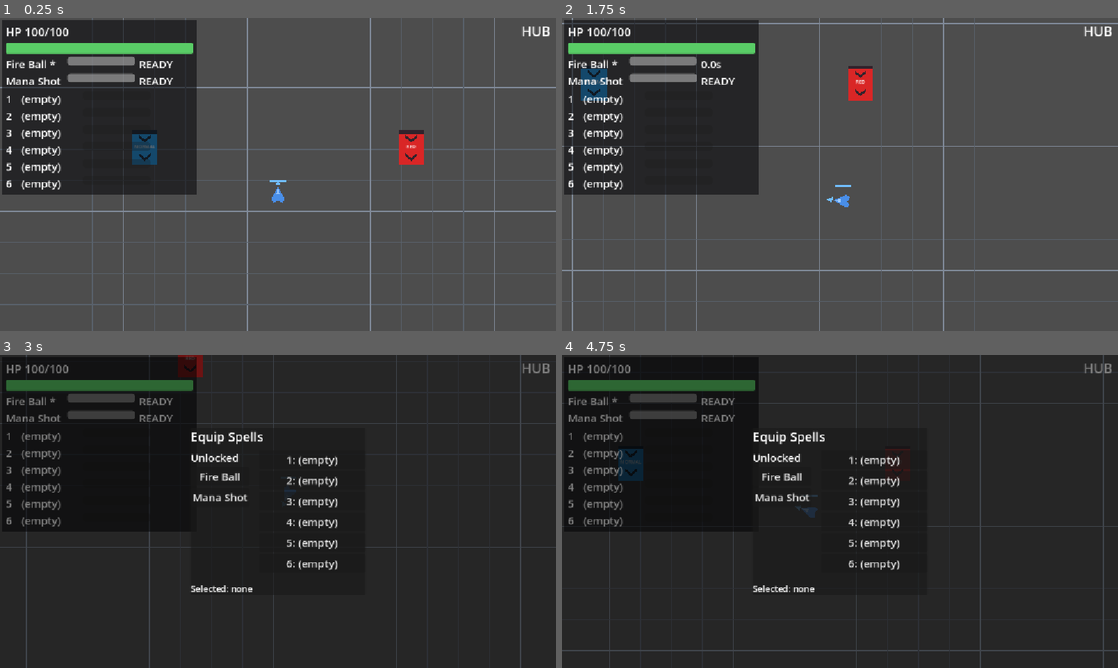
Above: before the commit, frames 1-4 (two rows, left to right).
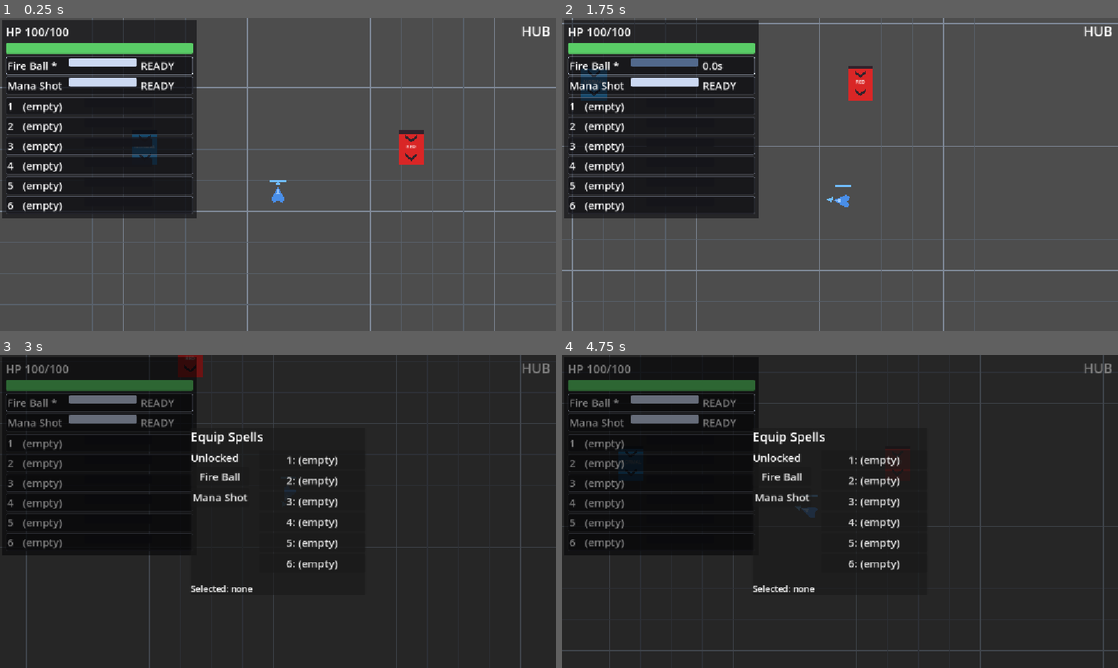
Above: after the commit, the same moments.

Repository: BestestGameStudio/gangU
Game: Godot game, scene res://scenes/main.tscn
Same seed, same stepped clock (60 frames per second), same inputs: the game is played once before the commit and once after it.
Inputs (mouse positions are in pixels of both pictures, inside the frame that each line leads up to):
- Up to frame 1 (0.25 s): no input
- Up to frame 2 (1.75 s): tap Enter at 0.5 s; move the mouse to (962, 158) at 0.52 s; hold D (move_right) 0.53-1.28 s; hold Space (cast) 0.53-1.28 s; move the mouse to (728, 190) at 1.27 s; hold S (move_down) from 1.28 s (still down); tap Space (cast) at 1.35 s
- Up to frame 3 (3 s): move the mouse to (333, 442) at 2.02 s; release S (move_down) at 2.03 s; hold D (move_right) 2.03-2.78 s; hold Tab (equip_panel) 2.03-2.78 s; tap Space (cast) at 2.3 s; move the mouse to (250, 574) at 2.77 s; hold W (move_up) from 2.78 s (still down); tap 1 at 2.85 s
- Up to frame 4 (4.75 s): tap Space (cast) at 3.05, 4.35 s; move the mouse to (1006, 558) at 3.52 s; release W (move_up) at 3.53 s; hold Space (cast) 3.53-4.28 s; hold A (move_left) from 3.53 s (still down); tap Enter at 3.6 s; move the mouse to (673, 464) at 4.27 s

The runs differ from the first frame. In frame 1, 6.7% of the frame differs, in the area x 0-36%, y 12-64%; in frame 2, 6.5%; in frame 3, 4.4%; in frame 4, 4.7%.

Commit message:
[93] HUD row frames + state colors (draft)
Updated HUD script to implement flat styleboxes for visual identity and improved state tracking for spell slots.

Diff:
--- a/scripts/hud.gd
+++ b/scripts/hud.gd
@@ -63,8 +63,55 @@
 
 ## #10 slots slice (C): built only when the pinned slot API is present.
 const PLATE_PAD := 8.0
+## #93 visual identity: flat code-drawn styleboxes (no assets), neutral
+## decoration + readable state colors. Labels, texts and data are unchanged.
+const HP_GREEN := Color(0.35, 0.8, 0.4, 1.0)
+const HP_AMBER := Color(0.95, 0.75, 0.25, 1.0)
+const HP_RED := Color(0.9, 0.3, 0.25, 1.0)
+const HP_AMBER_FRAC := 0.5
+const HP_RED_FRAC := 0.25
+const BAR_TRACK := Color(0.08, 0.08, 0.1, 0.9)
+const BAR_READY := Color(0.8, 0.85, 0.95, 1.0)
+const BAR_COOLING := Color(0.35, 0.45, 0.6, 0.9)
+const FRAME_BG := Color(0.05, 0.05, 0.07, 0.55)
+const FRAME_EQUIPPED := Color(0.85, 0.9, 1.0, 0.9)
+const FRAME_ASSIGNED := Color(0.75, 0.8, 0.9, 0.8)
+const FRAME_DIM := Color(0.45, 0.48, 0.55, 0.6)
+const FRAME_EMPTY := Color(0.4, 0.42, 0.48, 0.6)
 var _slots_supported := false
-var _slot_widgets: Array = [] ## [{key,name,bar,state}] x 6
+var _slot_widgets: Array = [] ## [{frame,key,name,bar,state,cooling}] x 6
+var _style_track: StyleBoxFlat
+var _style_ready: StyleBoxFlat
+var _style_cooling: StyleBoxFlat
+var _frame_cache := {} ## border Color -> StyleBoxFlat
+
+func _bar_style(c: Color) -> StyleBoxFlat:
+	var sb := StyleBoxFlat.new()
+	sb.bg_color = c
+	for corner in ["corner_radius_top_left", "corner_radius_top_right", "corner_radius_bottom_right", "corner_radius_bottom_left"]:
+		sb.set(corner, 3)
+	return sb
+
+func _frame_style(border: Color) -> StyleBoxFlat:
+	if _frame_cache.has(border):
+		return _frame_cache[border]
+	var sb := StyleBoxFlat.new()
+	sb.bg_color = FRAME_BG
+	sb.border_color = border
+	for side in ["border_width_left", "border_width_top", "border_width_right", "border_width_bottom"]:
+		sb.set(side, 1)
+	for corner in ["corner_radius_top_left", "corner_radius_top_right", "corner_radius_bottom_right", "corner_radius_bottom_left"]:
+		sb.set(corner, 3)
+	for m in ["content_margin_left", "content_margin_top", "content_margin_right", "content_margin_bottom"]:
+		sb.set(m, 3.0)
+	_frame_cache[border] = sb
+	return sb
+
+func _apply_bar_state(bar: ProgressBar, cooling: bool) -> void:
+	if _style_ready == null:
+		return
+	bar.add_theme_stylebox_override("background", _style_track)
+	bar.add_theme_stylebox_override("fill", _style_cooling if cooling else _style_ready)
 
 func _ready() -> void:
 	if player_path != NodePath(""):
@@ -75,6 +122,9 @@
 		push_warning("HUD: no player found (player_path unset, no 'player' group); HUD idle.")
 		return
 	_caster = _player.get_node_or_null("SpellCaster") as SpellCaster
+	_style_track = _bar_style(BAR_TRACK)
+	_style_ready = _bar_style(BAR_READY)
+	_style_cooling = _bar_style(BAR_COOLING)
 	_player.health_changed.connect(_on_health_changed)
 	_player.died.connect(_on_player_died)
 	_on_health_changed(_player.hp, _player.max_hp)
@@ -97,8 +147,11 @@
 				_caster.slot_cleared.connect(func(_i): _update_slot_rows())
 
 func _add_spell_row(spell: Spell) -> void:
+	var frame := PanelContainer.new() # #93: flat border frame; border highlights equipped
+	frame.add_theme_stylebox_override("panel", _frame_style(FRAME_DIM))
 	var row := HBoxContainer.new()
 	row.add_theme_constant_override("separation", 8)
+	frame.add_child(row)
 	var name_label := Label.new()
 	name_label.add_theme_font_size_override("font_size", 22)
 	name_label.custom_minimum_size = Vector2(120, 0)
@@ -113,13 +166,17 @@
 	row.add_child(name_label)
 	row.add_child(bar)
 	row.add_child(state)
-	_spell_rows_box.add_child(row)
-	_spell_rows[spell] = {"name": name_label, "bar": bar, "state": state}
+	_apply_bar_state(bar, false) # #93: track + READY fill at build
+	_spell_rows_box.add_child(frame)
+	_spell_rows[spell] = {"name": name_label, "bar": bar, "state": state, "frame": frame, "cooling": false, "equipped": false}
 
 func _build_slot_rows() -> void:
 	for i in 6:
+		var frame := PanelContainer.new() # #93: flat border frame; border shows assigned vs empty
+		frame.add_theme_stylebox_override("panel", _frame_style(FRAME_EMPTY))
 		var row := HBoxContainer.new()
 		row.add_theme_constant_override("separation", 8)
+		frame.add_child(row)
 		var key_label := Label.new()
 		key_label.add_theme_font_size_override("font_size", 22)
 		key_label.custom_minimum_size = Vector2(24, 0)
@@ -139,8 +196,9 @@
 		row.add_child(name_label)
 		row.add_child(bar)
 		row.add_child(state)
-		_slot_rows_box.add_child(row)
-		_slot_widgets.append({"key": key_label, "name": name_label, "bar": bar, "state": state})
+		_apply_bar_state(bar, false) # #93: track + READY fill at build
+		_slot_rows_box.add_child(frame)
+		_slot_widgets.append({"frame": frame, "key": key_label, "name": name_label, "bar": bar, "state": state, "cooling": false})
 
 func _update_slot_rows() -> void:
 	# Freed-instance safe: the caster can die with the run (reload rebuilds
@@ -159,6 +217,10 @@
 			w["name"].text = "(empty)"
 			w["bar"].value = 0.0
 			w["state"].text = ""
+			w["frame"].add_theme_stylebox_override("panel", _frame_style(FRAME_EMPTY))
+			if w["cooling"]:
+				w["cooling"] = false
+				_apply_bar_state(w["bar"], false)
 			continue
 		var rem: float = _caster.cooldown_remaining(spell)
 		var frac := 1.0
@@ -167,6 +229,11 @@
 		w["name"].text = spell.spell_name
 		w["bar"].value = frac
 		w["state"].text = "READY" if rem <= 0.0 else "%.1fs" % rem
+		w["frame"].add_theme_stylebox_override("panel", _frame_style(FRAME_ASSIGNED))
+		var cooling := rem > 0.0
+		if cooling != w["cooling"]:
+			w["cooling"] = cooling
+			_apply_bar_state(w["bar"], cooling)
 
 func _process(delta: float) -> void:
 	_update_objective(delta)
@@ -188,11 +255,26 @@
 		row["name"].text = s.spell_name + (" *" if s == _caster.equipped_spell else "") + up_arrow
 		row["bar"].value = frac
 		row["state"].text = "READY" if rem <= 0.0 else "%.1fs" % rem
+		var cooling := rem > 0.0
+		if cooling != row["cooling"]:
+			row["cooling"] = cooling
+			_apply_bar_state(row["bar"], cooling)
+		var equipped: bool = s == _caster.equipped_spell
+		if equipped != row["equipped"]:
+			row["equipped"] = equipped
+			row["frame"].add_theme_stylebox_override("panel", _frame_style(FRAME_EQUIPPED if equipped else FRAME_DIM))
 
 func _on_health_changed(current: int, max_hp: int) -> void:
 	_hp_label.text = "HP %d/%d" % [current, max_hp]
 	_hp_bar.max_value = max_hp
 	_hp_bar.value = current
+	# #93: HP state color - green -> amber -> red as the fraction drops.
+	var fill := _hp_bar.get_theme_stylebox("fill") as StyleBoxFlat
+	if fill != null:
+		var frac := 0.0
+		if max_hp > 0:
+			frac = clampf(float(current) / float(max_hp), 0.0, 1.0)
+		fill.bg_color = HP_GREEN if frac > HP_AMBER_FRAC else (HP_AMBER if frac > HP_RED_FRAC else HP_RED)
 
 func _on_player_died() -> void:
 	# Run restart is #6's job; the HUD only reflects the death state.
